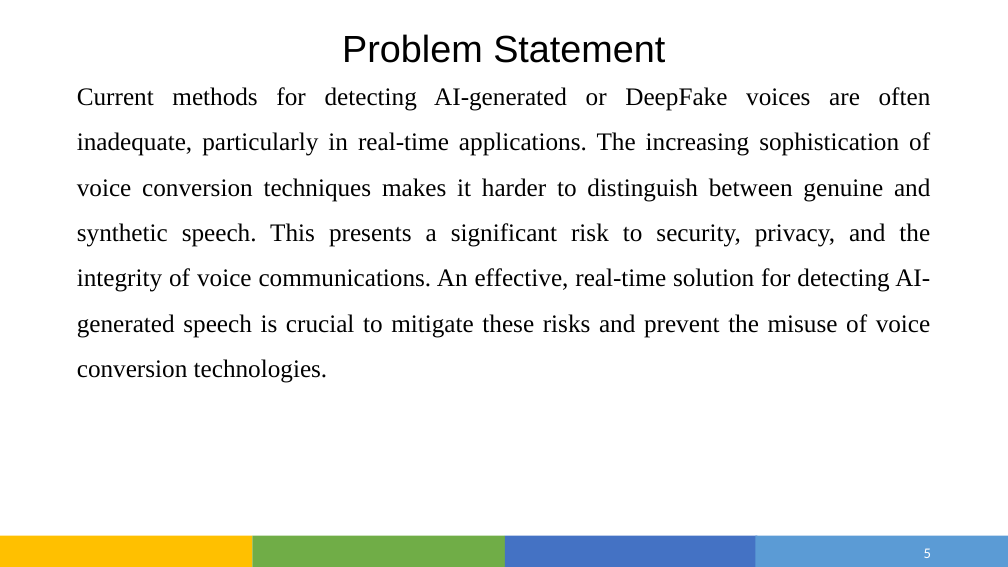
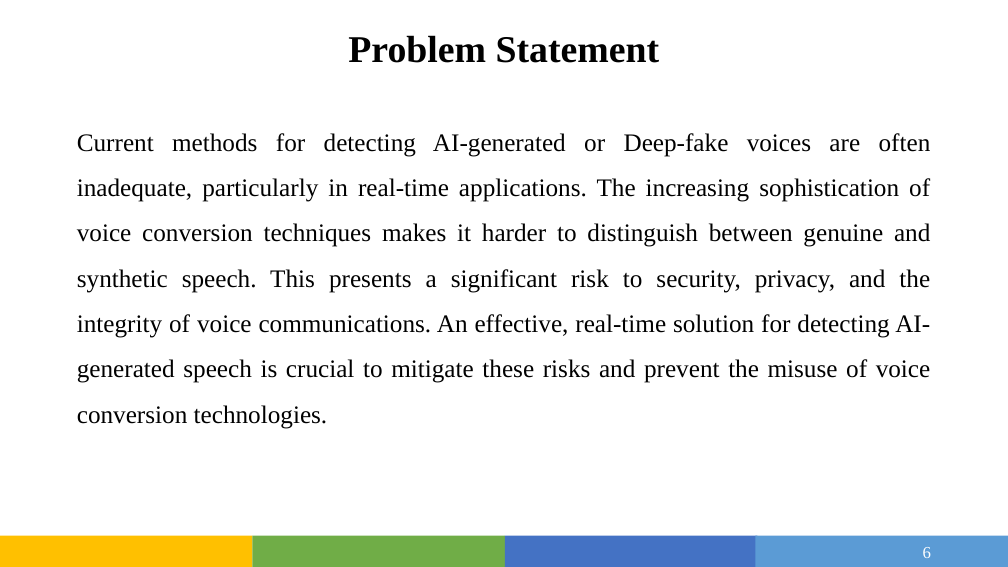
Before and after one commit to Devjethva1111/DeepFake-Voice-Recognition, a slide deck: slide 6 of Seminar/Project_PPT.pptx (slide 5 before the commit). Drawn at 1008x567 pixels with LibreOffice and Linux fonts; fonts in the diff are those of the drawing. Boxes give left, top, right and bottom in pixels: in the first picture for what was removed or moved away, otherwise in the second. Text is boxed around its words. In the diff, an @@ line names an element or a change of style, - is before the commit and + after.

```diff
--- a/Seminar/Project_PPT.pptx
+++ b/Seminar/Project_PPT.pptx
@@ title "Problem Statement" at bbox=[348, 35, 660, 63]: font Arial to Times New Roman, bold on @@
@@ text at bbox=[77, 133, 931, 429]: text changed @@
-Current methods for detecting AI-generated or DeepFake voices are often inadequate, particularly in real-time applications. The increasing sophistication of voice conversion techniques makes it harder to distinguish between genuine and synthetic speech. This presents a significant risk to security, privacy, and the integrity of voice communications. An effective, real-time solution for detecting AI-generated speech is crucial to mitigate these risks and prevent the misuse of voice conversion technologies.
+Current methods for detecting AI-generated or Deep-fake voices are often inadequate, particularly in real-time applications. The increasing sophistication of voice conversion techniques makes it harder to distinguish between genuine and synthetic speech. This presents a significant risk to security, privacy, and the integrity of voice communications. An effective, real-time solution for detecting AI-generated speech is crucial to mitigate these risks and prevent the misuse of voice conversion technologies.
@@ page number at bbox=[923, 547, 931, 558]: text changed; size 14 to 16 pt; font Calibri to Times New Roman @@
-5
+6
```
Also in this commit, not shown: 5 other slides changed, 6 slides added, 7 slides removed, 1 other file.
